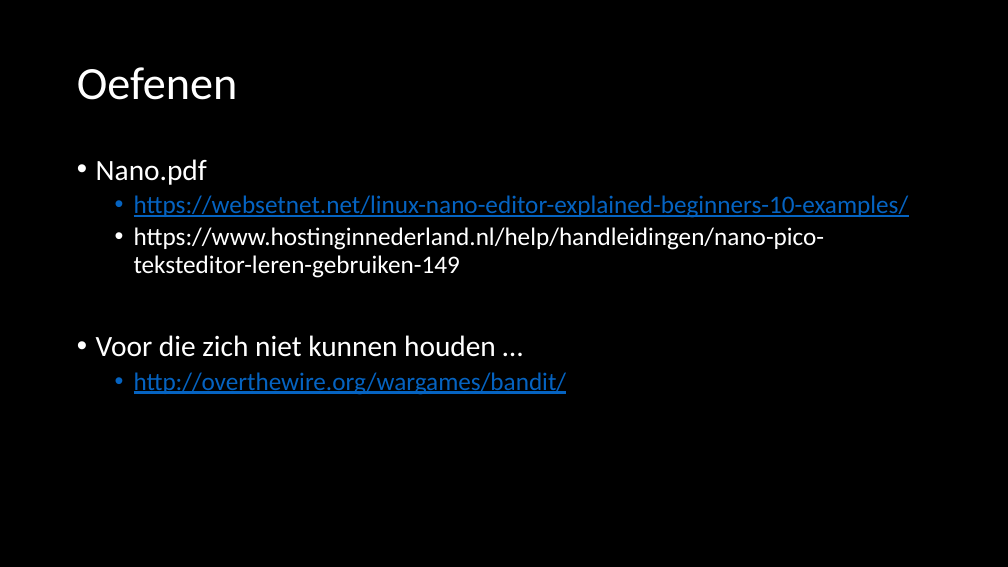
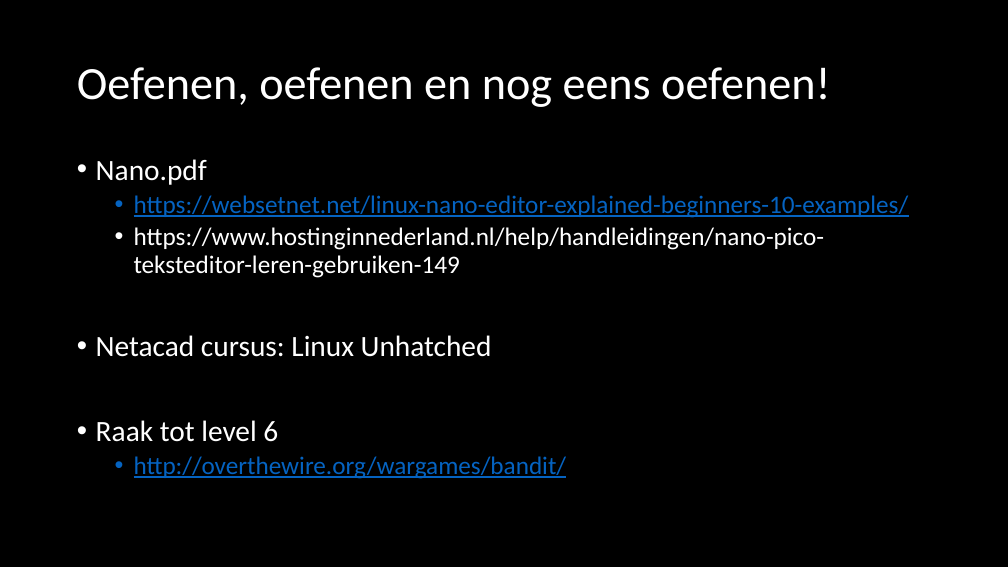
Before and after one commit to JesseStorms/operating-systems, a slide deck: slide 17 of 1_Linux/Linux_Intro.pptx. Drawn at 1008x567 pixels with LibreOffice and Linux fonts; fonts in the diff are those of the drawing. Boxes give left, top, right and bottom in pixels: in the first picture for what was removed or moved away, otherwise in the second. Text is boxed around its words. In the diff, an @@ line names an element or a change of style, - is before the commit and + after.

```diff
--- a/1_Linux/Linux_Intro.pptx
+++ b/1_Linux/Linux_Intro.pptx
@@ title at [77,67,830,107]: text changed @@
-Oefenen
+Oefenen, oefenen en nog eens oefenen!
@@ text at [96,335,492,442]: text changed @@
-• Voor die zich niet kunnen houden …
+• Netacad cursus: Linux Unhatched
+• Raak tot level 6
```
